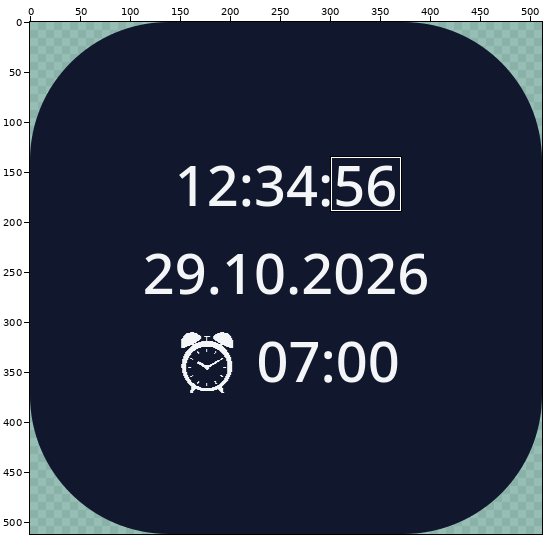
Sprite sheet, stored at SecondsClock/src/main/res/drawable/ic_launcher.png. The first picture is a wide view before the edit; the outline marks the close-up.
Close-up. Before:
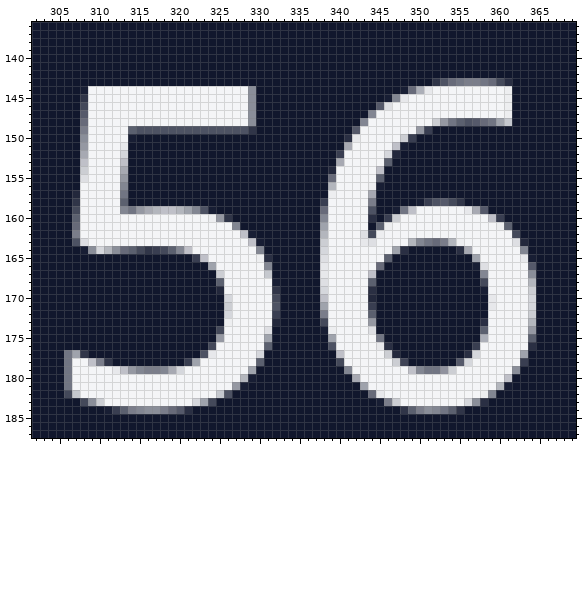
The file is 512x512 pixels. Pixels under 10% opacity are left out. Colours within 5 levels of each other are drawn and written as one. Shown: x 302..369, y 136..187. The commit also changed other parts of the picture, which this record leaves out.
New version:
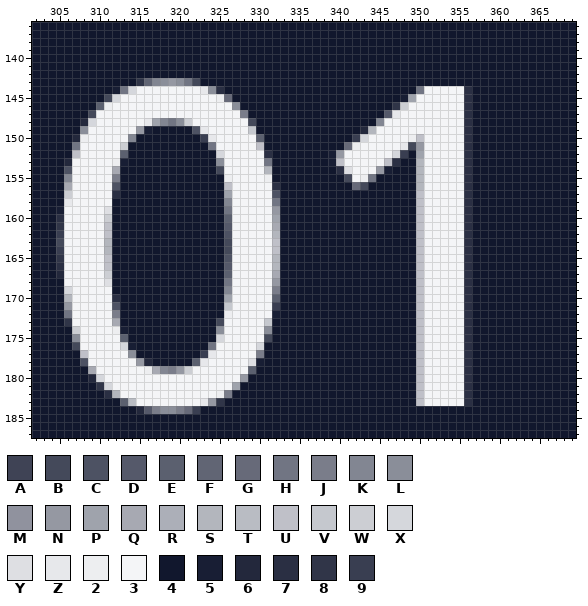
Palette (. is transparent): A #3f4355  B #44495a  C #4d5263  D #55596a  E #5b606f  F #616574  G #676a79  H #717583  J #7a7d8a  K #828692  L #8a8e99  M #90929e  N #9598a2  P #9fa3ac  Q #a7a9b2  R #acafb8  S #b3b6bd  T #b9bcc3  U #bfc0c8  V #c5c8ce  W #ccced3  X #d5d7dc  Y #dedfe3  Z #e7e8eb  2 #edeef0  3 #f4f5f7  4 #11172d  5 #181e34  6 #23283c  7 #2a2f43  8 #303548  9 #393e51
What changed:
Changed rows in their new state; - is an unchanged pixel.
first column x 305:
143 ----------8FKLNLHB-----------------------------4444444444---
144 ---44445HX--------ZL74444------------------44H3----744444---
145 ---444BX------------2G444----------------445P------744444---
146 ---44E2---------------L44---------------448W-------744444---
147 ---4B------------------J4--------------44DZ--------744444---
148 ---6X------ZPKHLW-------B-------------44K------3333744444---
149 ---L-----3N544444-Z33333V------------46S-----3333337--------
150 --62-----K--------9Z33333E----------49X----32U333337--------
151 --H3----W----------H33333U----------G2----3ZBN333337--------
152 --U3----E-----------X333337-------5N-----3X9-P333337--------
153 -633---25-----------L33333H-------5U-----U7--S333337--------
154 -C33---Q4-----------B33333S-------47Y---N5---S333337--------
155 -K33---J4------------233332-------44B-2H4----S333337--------
156 -Q3----C4------------U333337------444GB44----S333337--------
157 -W3----74------------P33333C------444444-----U333337--------
158 -Z3----44------------K33333H-----4444444-----U333337--------
159 533---Y4444444444444-H33333N-----4444444--444U-----744------
160 733---W44444444444444E33333P-----4444444-4444U-----74444----
161 833---U44444444444444D33333Q-----444444-44444U-----744444---
162 933---U44444444444444C-3333S-----444444444444U-----7444444--
163 B333--S44444444444444B--333U-----444444444444U3333374444444-
164 933333-44444444444444B---33U-----44444444444-U3333374444444-
165 833333U----------4444C---33S-----444444444---U33333744444444
166 733333U------------44D----3S-----44444444----U33333744444444
167 633333W-------------4E----3Q-----4444444-----U333337-4444444
168 -33333Y-------------4H-----N-----4444444-----U333337-4444444
169 -X33333-------------4K-----J-----4444444-----U333337-4444444
170 -S333337-------------P-----E-----4444444-----U333337--444444
171 -N33333C-------------V-----9-----4444444-----U333337--444444
172 -H33333J-------------2-----5-----4444444-----U333337--444444
173 -833333Q------------B3----V4-----4444444-----U333337-4444444
174 --W333325-----------L-----L------4444444-----U333337-4444444
175 --L33333E-----------X-----B-------4444444----U333337-4444444
176 --B33333X5---------H-----X4-------44444444---U33333744444444
177 -44U33333L--------9------J---------44444444--U33333-4444444-
178 -44C333333N6----4EZ-----Y5---------444444444-U3333374444444-
179 -444Q--33332Q-JNW-------E-----------444444444U3333-7444444--
180 -4446X-----------------N4------------44444444U-----744444---
181 -44448X---------------P4--------------4444444U-----744444---
182 -444447S------------2J-----------------444444U-----7444-----
183 ---44444ET-------3ZN8-------------------44444U-----744------
184 ------44446DJLLJG9-------------------------44444444---------
Pixel boxes of the changes (left, top, right, bottom) in both close-ups:
changed: (56, 78, 280, 414)
changed: (320, 78, 536, 414)
